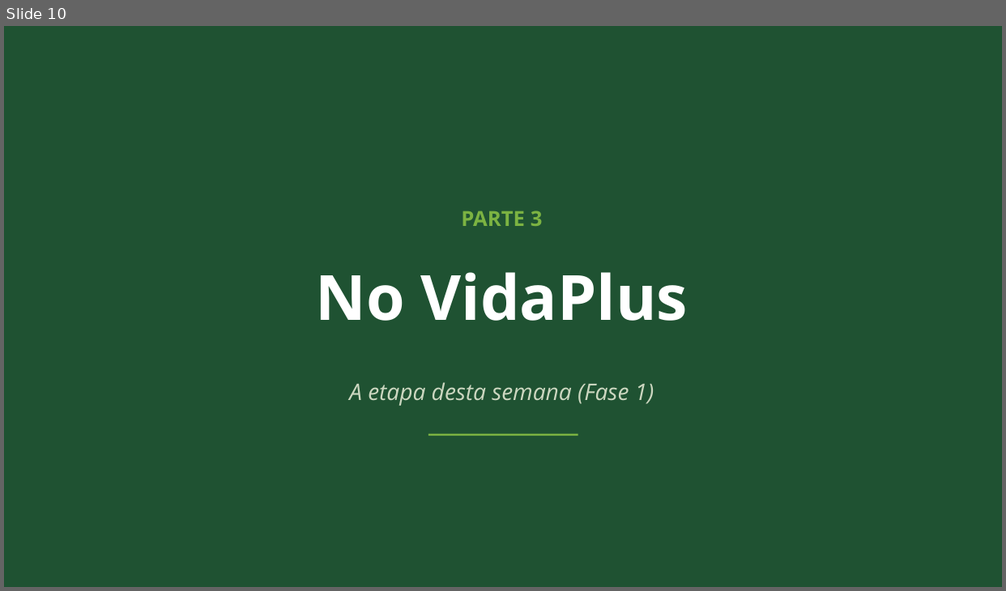
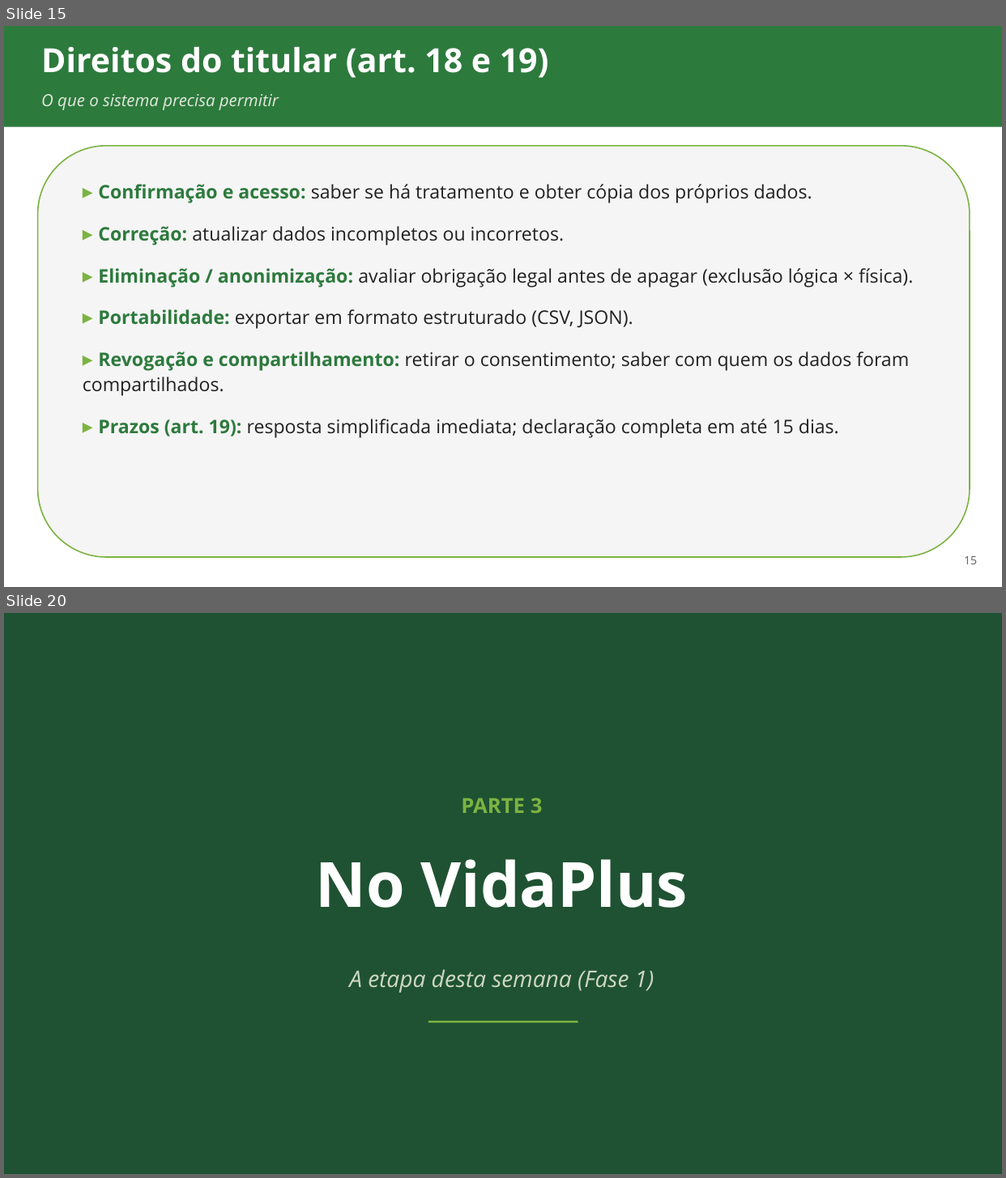
Before and after one commit to ads-sapucaia-ssc/SSC, a slide deck: aulas/aula-02-requisitos-e-lgpd.pptx. Shown one above the other, each under a label of ours: slide 10 before the commit, slides 15 and 20 after it; the slides between them are not shown. The pictures are 1006x591 and 1006x1178 pixels, drawn with LibreOffice and Linux fonts; fonts in the diff are those of the drawing. Boxes give left, top, right and bottom in pixels: in the first picture for what was removed or moved away, otherwise in the second. Text is boxed around its words. In the diff, an @@ line names an element or a change of style, - is before the commit and + after.

```diff
--- a/aulas/aula-02-requisitos-e-lgpd.pptx
+++ b/aulas/aula-02-requisitos-e-lgpd.pptx
@@ slide 15 added at (x1=4, y1=26, x2=1002, y2=587), background #FFFFFF @@
@@ rectangle added at (x1=4, y1=26, x2=1002, y2=127), fill #2D7A3D @@
@@ text added at (x1=41, y1=46, x2=549, y2=78), 32 pt, text #FFFFFF, bold @@
+Direitos do titular (art. 18 e 19)
@@ text added at (x1=41, y1=94, x2=279, y2=110), 16 pt, text #E0E8DB, italic @@
+O que o sistema precisa permitir
@@ rounded rectangle added at (x1=38, y1=146, x2=970, y2=557), fill #F5F5F5, outline #7CB342 1.25 pt @@
@@ text added at (x1=83, y1=184, x2=913, y2=437), 18 pt, text #212121 @@
+▸ Confirmação e acesso: saber se há tratamento e obter cópia dos próprios dados.
+▸ Correção: atualizar dados incompletos ou incorretos.
+▸ Eliminação / anonimização: avaliar obrigação legal antes de apagar (exclusão lógica × física).
+▸ Portabilidade: exportar em formato estruturado (CSV, JSON).
+▸ Revogação e compartilhamento: retirar o consentimento; saber com quem os dados foram compartilhados.
+▸ Prazos (art. 19): resposta simplificada imediata; declaração completa em até 15 dias.
@@ text added at (x1=964, y1=557, x2=977, y2=565), 11 pt, text #616161 @@
+15
@@ what was slide 10 is now slide 20 @@
```
Also in this commit, not shown: 4 slides changed, 9 other slides added, 12 other files.
